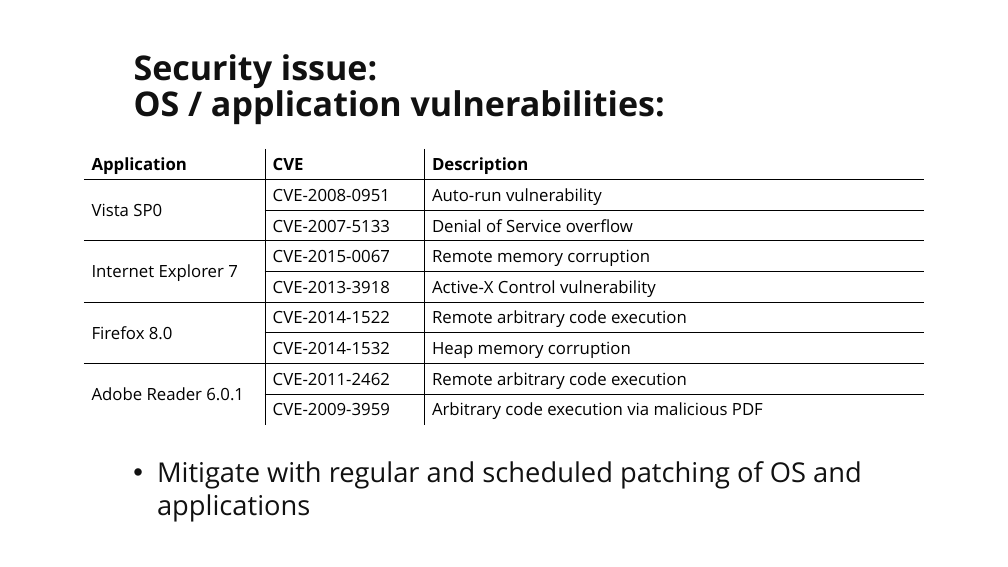
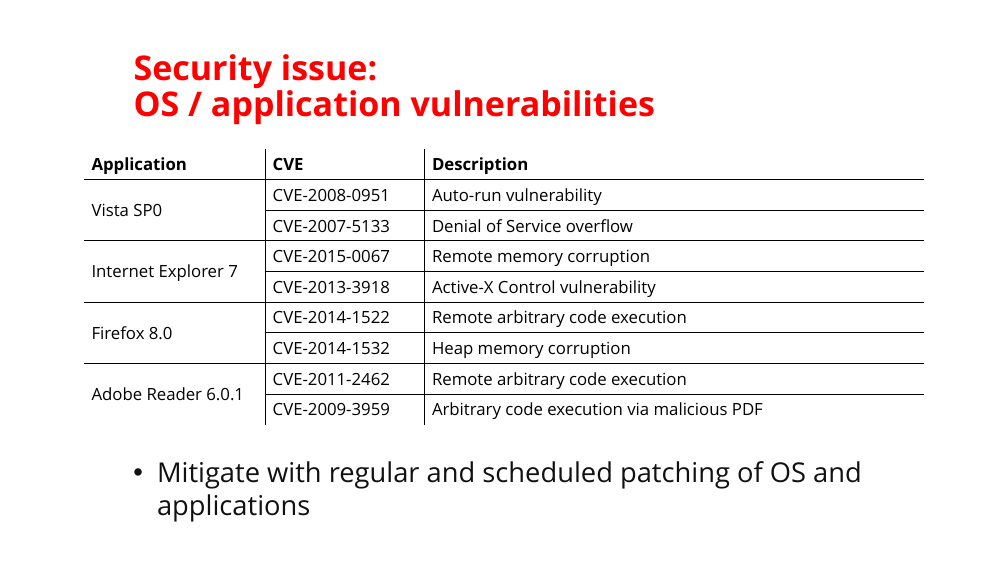
Before and after one commit to martymcflywa/ecu, a slide deck: slide 10 of year_1/sem_2/CSI1101_computer_security/0b_assignment_2_[22MAY15_0900]/dev/CSI1101_PONCE_A2_v03.pptx. Drawn at 1008x567 pixels with LibreOffice and Linux fonts; fonts in the diff are those of the drawing. Boxes give left, top, right and bottom in pixels: in the first picture for what was removed or moved away, otherwise in the second. Text is boxed around its words. In the diff, an @@ line names an element or a change of style, - is before the commit and + after.

```diff
--- a/year_1/sem_2/CSI1101_computer_security/0b_assignment_2_[22MAY15_0900]/dev/CSI1101_PONCE_A2_v03.pptx
+++ b/year_1/sem_2/CSI1101_computer_security/0b_assignment_2_[22MAY15_0900]/dev/CSI1101_PONCE_A2_v03.pptx
@@ title at (134, 54, 655, 125): text changed; text colour #111111 to #FF0000 @@
-Security issue:
-OS / application vulnerabilities:
+Security issue:
+OS / application vulnerabilities
```
Also in this commit, not shown: 9 other slides changed, 1 slide added.
